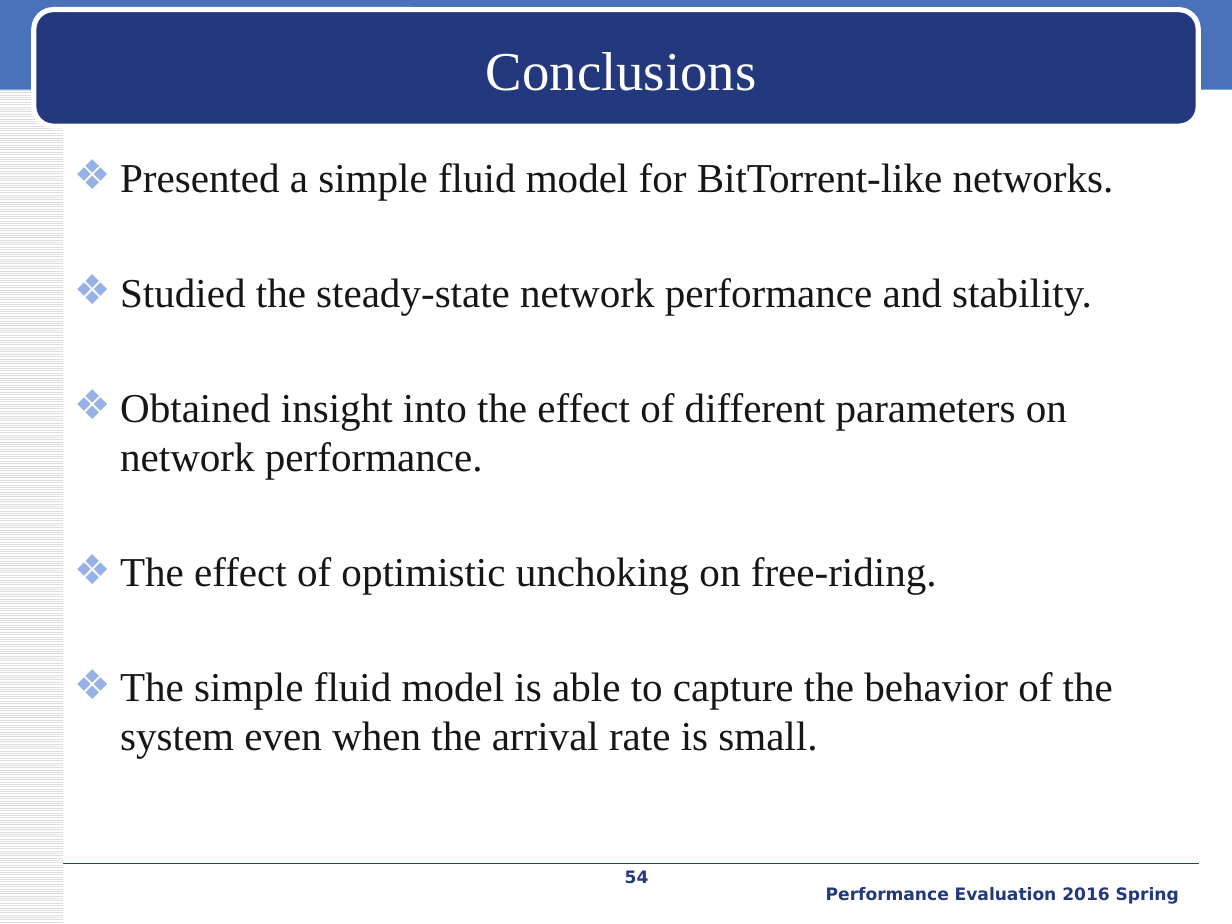
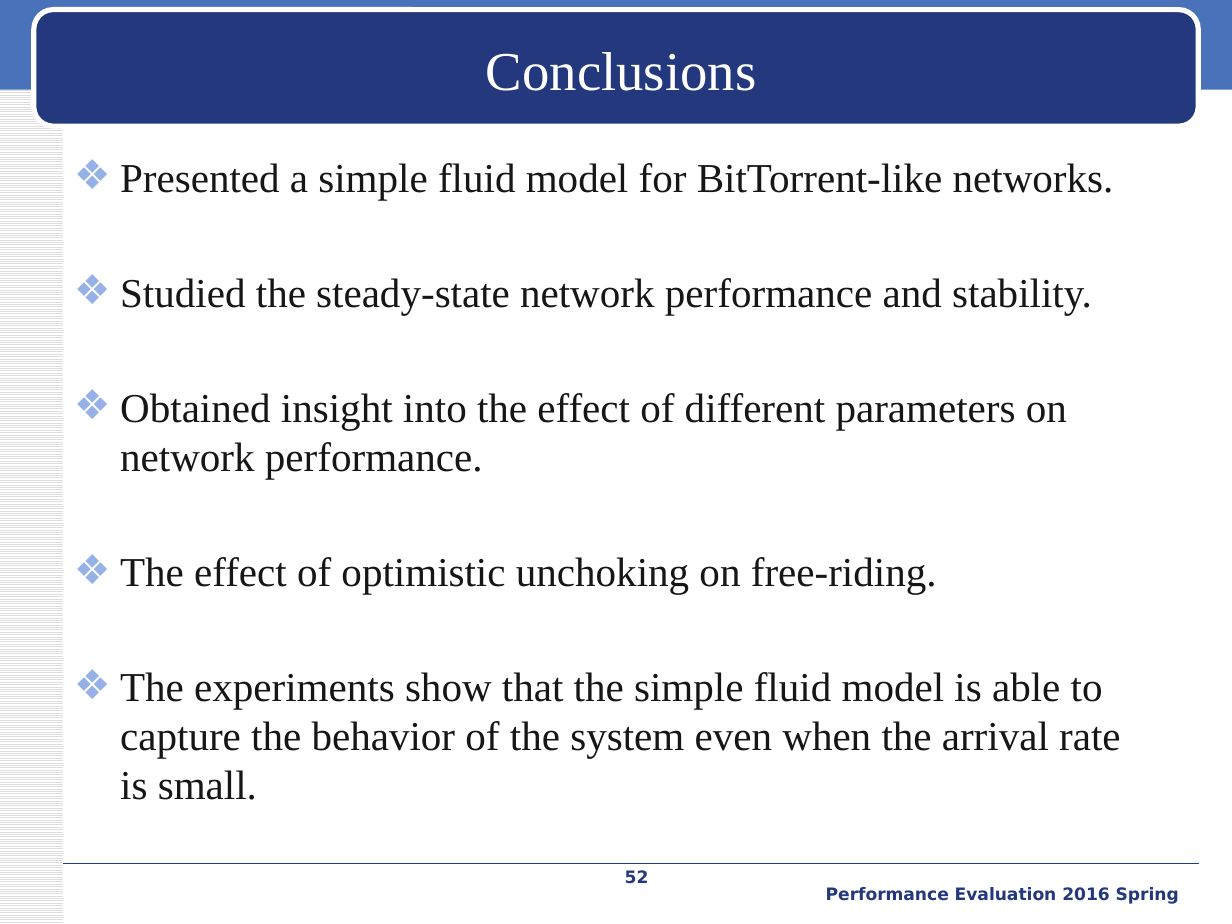
Before and after one commit to iamyuanchung/PE_104_2, a slide deck: slide 52 of final/BT-like-peer2peer.pptx (slide 54 before the commit). Drawn at 1232x924 pixels with LibreOffice and Linux fonts; fonts in the diff are those of the drawing; background and template pictures are left out. Boxes give left, top, right and bottom in pixels: in the first picture for what was removed or moved away, otherwise in the second. Text is boxed around its words. In the diff, an @@ line names an element or a change of style, - is before the commit and + after.

```diff
--- a/final/BT-like-peer2peer.pptx
+++ b/final/BT-like-peer2peer.pptx
@@ text at [120, 672, 1120, 800]: text changed @@
-❖ The simple fluid model is able to capture the behavior of the system even when the arrival rate is small.
+❖ The experiments show that the simple fluid model is able to capture the behavior of the system even when the arrival rate is small.
@@ page number at [625, 870, 649, 884]: text changed @@
-54
+52
```
Also in this commit, not shown: 1 other slide changed, 2 slides removed.
